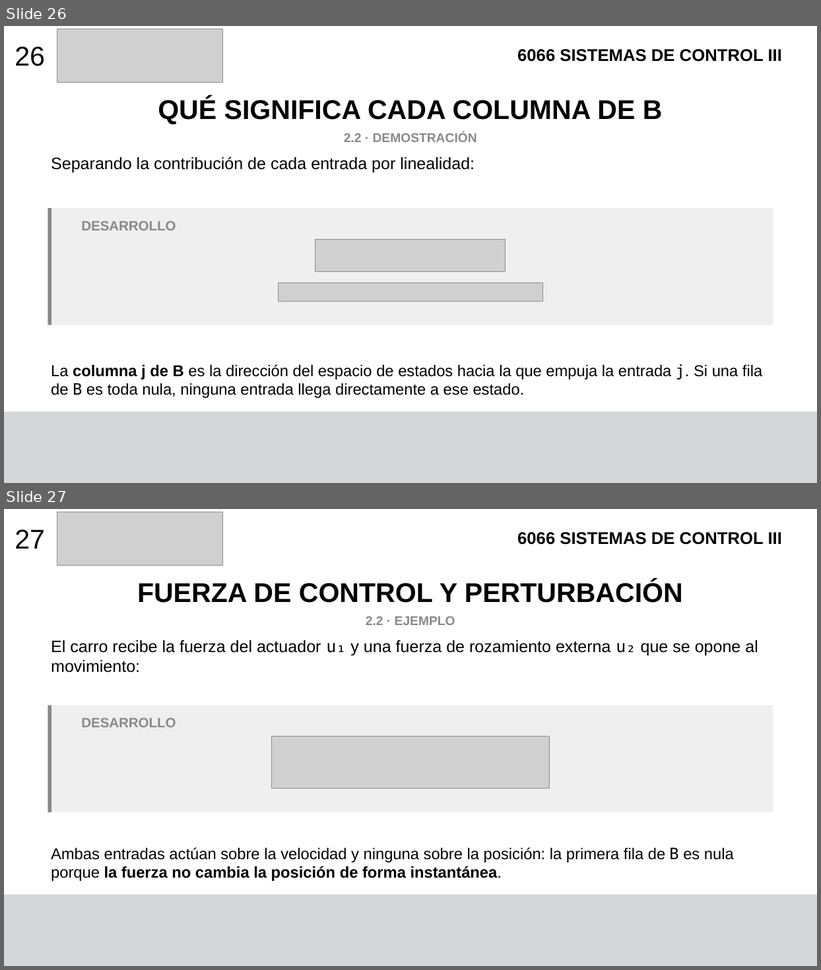
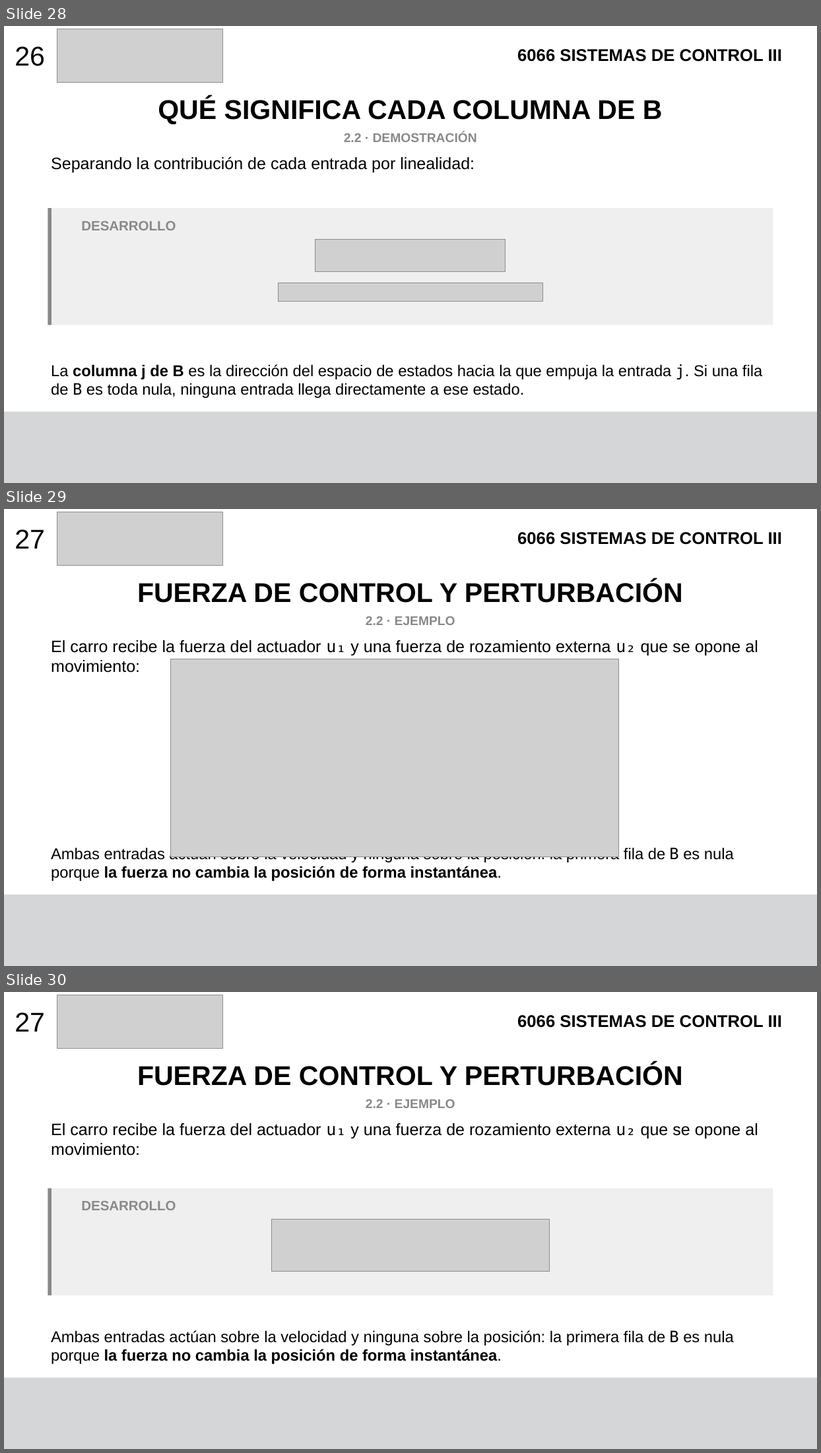
Before and after one commit to F4bian1012/Sistemas-de-Control-III, a slide deck: Semana_2_Clasificacion_de_sistemas/Introduccion al espacio de estados.pptx. Shown one above the other, each under a label of ours: slides 26 and 27 before the commit, slides 28, 29 and 30 after it. The pictures are 821x970 and 821x1453 pixels, drawn with LibreOffice and Linux fonts; fonts in the diff are those of the drawing; grey boxes stand for pictures. Boxes give left, top, right and bottom in pixels: in the first picture for what was removed or moved away, otherwise in the second. Text is boxed around its words. In the diff, an @@ line names an element or a change of style, - is before the commit and + after.

```diff
--- a/Semana_2_Clasificacion_de_sistemas/Introduccion al espacio de estados.pptx
+++ b/Semana_2_Clasificacion_de_sistemas/Introduccion al espacio de estados.pptx
@@ slide 29 added at (x1=4, y1=509, x2=817, y2=966), background #FFFFFF @@
@@ picture added at (x1=57, y1=512, x2=223, y2=565) @@
@@ text added at (x1=15, y1=529, x2=45, y2=549), 32 pt, text #000000 @@
+27
@@ text added at (x1=517, y1=532, x2=782, y2=545), 20 pt, text #000000, bold @@
+6066 SISTEMAS DE CONTROL III
@@ text added at (x1=137, y1=580, x2=683, y2=603), 32 pt, text #000000, bold @@
+FUERZA DE CONTROL Y PERTURBACIÓN
@@ text added at (x1=366, y1=616, x2=455, y2=625), 15 pt, text #898989, bold @@
+2.2 · EJEMPLO
@@ text added at (x1=51, y1=640, x2=758, y2=673), 19.5 pt, text #000000 @@
+El carro recibe la fuerza del actuador u₁ y una fuerza de rozamiento externa u₂ que se opone al movimiento:
@@ picture added at (x1=171, y1=659, x2=619, y2=857) @@
@@ text added at (x1=51, y1=847, x2=734, y2=881), 18.5 pt, text #000000 @@
+Ambas entradas actúan sobre la velocidad y ninguna sobre la posición: la primera fila de B es nula porque la fuerza no cambia la posición de forma instantánea.
@@ rectangle added at (x1=4, y1=895, x2=817, y2=966), fill #D5D6D7 @@
@@ what was slide 26 is now slide 28 @@
@@ what was slide 27 is now slide 30 @@
```
Also in this commit, not shown: 13 slides changed, 2 other slides added.
